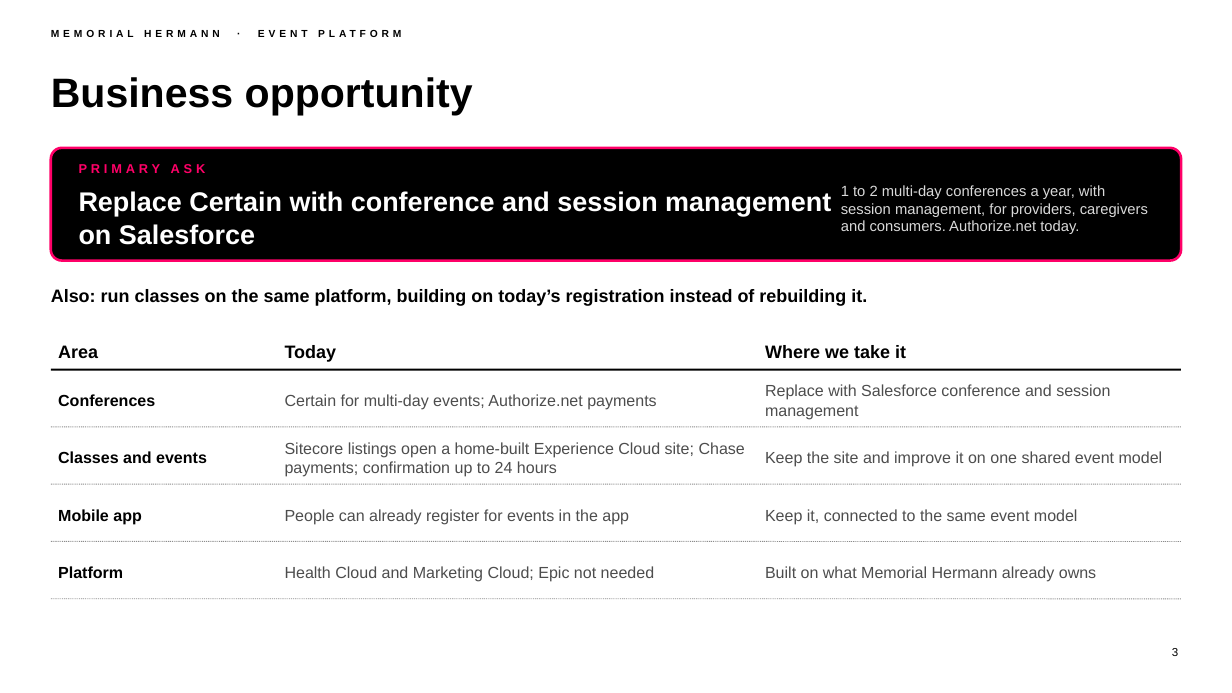
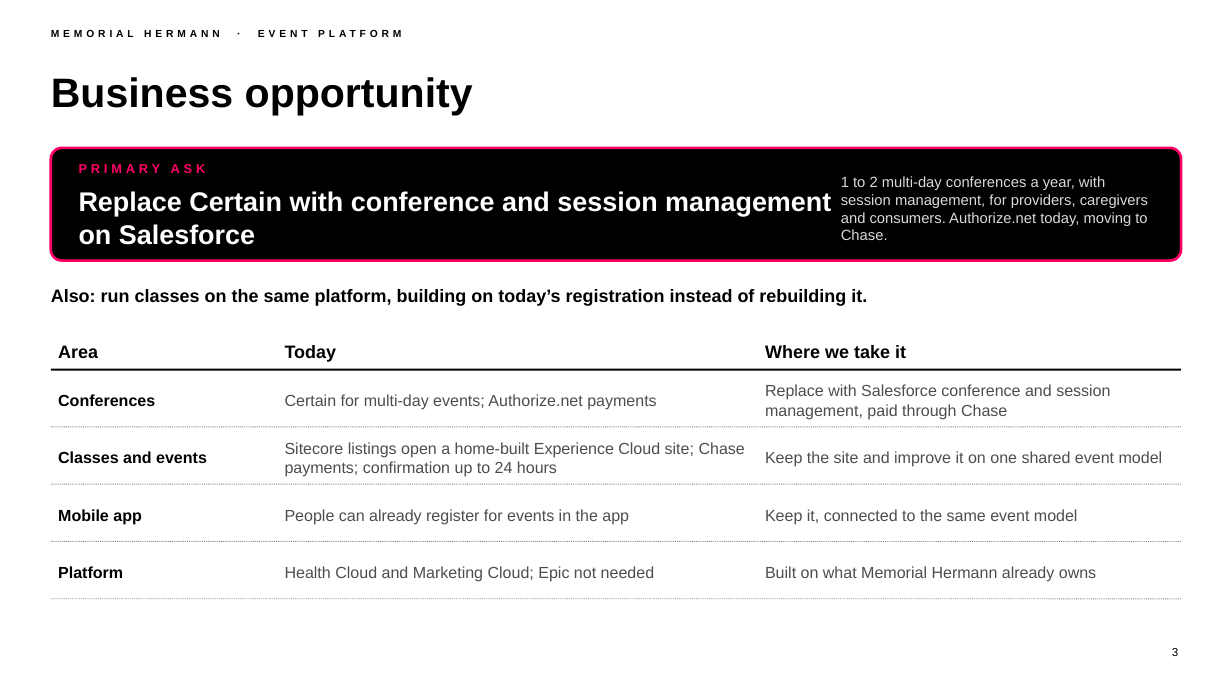
Before and after one commit to chintasurya/preSales_Memorial-hermann, a slide deck: slide 3 of deck/Memorial-Hermann-Event-Platform.pptx. Drawn at 1232x693 pixels with LibreOffice and Linux fonts; fonts in the diff are those of the drawing; background and template pictures are left out. Boxes give left, top, right and bottom in pixels: in the first picture for what was removed or moved away, otherwise in the second. Text is boxed around its words. In the diff, an @@ line names an element or a change of style, - is before the commit and + after.

```diff
--- a/deck/Memorial-Hermann-Event-Platform.pptx
+++ b/deck/Memorial-Hermann-Event-Platform.pptx
@@ text at box(841, 176, 1148, 240): text changed @@
-1 to 2 multi-day conferences a year, with session management, for providers, caregivers and consumers. Authorize.net today.
+1 to 2 multi-day conferences a year, with session management, for providers, caregivers and consumers. Authorize.net today, moving to Chase.
@@ text at box(765, 384, 1110, 420): text changed @@
-Replace with Salesforce conference and session management
+Replace with Salesforce conference and session management, paid through Chase
```
Also in this commit, not shown: 8 other slides changed, 12 other files.
